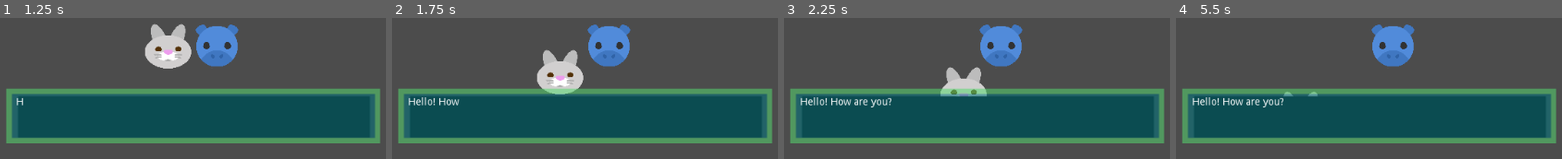
Above: before the commit, frames 1-4 (left to right).
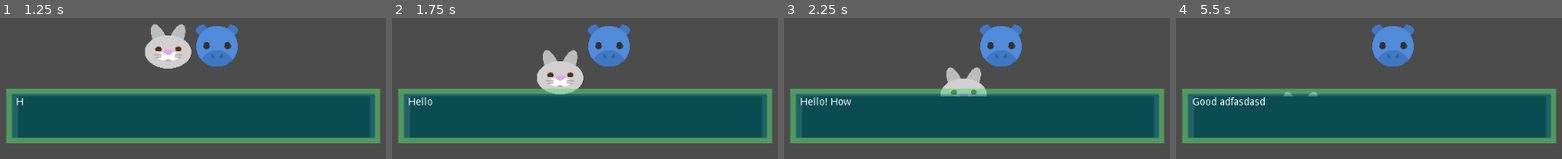
Above: after the commit, the same moments.

Repository: ryugold777/Godot_Interaction_With_Demo
Game: Godot game, scene res://Interacao.tscn
The game is run twice, just before and just after one commit, with the same random seed, the same clock (stepped at 60 frames per second) and the same inputs.
Inputs:
- Up to frame 1 (1.25 s): tap Enter (ui_accept) at 0.5, 0.6, 0.77, 1.07 s; hold Right (ui_right) from 0.53 s (still down)
- Up to frame 2 (1.75 s): release Right (ui_right) at 1.28 s; hold Down (ui_down) from 1.28 s (still down); tap Enter (ui_accept) at 1.35, 1.52 s
- Up to frame 3 (2.25 s): tap Enter (ui_accept) at 1.82, 2.1 s; release Down (ui_down) at 2.03 s; hold Right (ui_right) from 2.03 s (still down)
- Up to frame 4 (5.5 s): release Right (ui_right) at 2.78 s; hold Up (ui_up) 2.78-3.53 s; tap Enter (ui_accept) at 2.85, 3.02, 3.32, 3.5, 3.6, 3.77, 4.07, 4.35, 4.52, 4.82, 5.1 s; hold Left (ui_left) 3.53-5.03 s; hold Down (ui_down) from 5.03 s (still down)

Frame 1 is identical in both runs. In frame 2, 0.2% of the frame differs, in the area x 10-18%, y 56-63%; in frame 3, 0.3%; in frame 4, 0.8%, in the area x 4-28%, y 56-64%.

Commit message:
Update area_char_2.gd

Diff:
--- a/area_char_2.gd
+++ b/area_char_2.gd
@@ -16,8 +16,9 @@
 var colisao_player = false
 var primeira_pagina = true
 var finalizar_texto
+var nao_exibir_texto = true
 				 #page 0              #page 1
-var mensagem = ["Hello! How are you?", "Good"]
+var mensagem = ["Hello! How are you?", "Good adfasdasdasdas"]
 onready var texto_mensagem = get_parent().get_node("area_char_2/message_box/message")
 onready var exibir_caixa_mensagem = get_parent().get_node("area_char_2/message_box")
 onready var rabbit = get_parent().get_node("rabbit/char_rabbit")
@@ -35,28 +36,29 @@
 func hide_message():
 	exibir_caixa_mensagem.visible = false
 	texto_mensagem.hide()
-	texto_mensagem.visible_characters = 0
+	texto_mensagem.visible_characters = -1
 
 # Função interagir com objetos e NPC's
 func interacao():
-	if Input.is_action_just_pressed("ui_accept") && (primeira_pagina == true) && interaction_name_kinematicbody2D.is_colliding() && (rabbit.animation == "padrao"):
-			rabbit_stop.parar_rabbit = true
+	if Input.is_action_just_pressed("ui_accept") && (primeira_pagina == true) && interaction_name_kinematicbody2D.is_colliding() && (rabbit.animation == "padrao") && (nao_exibir_texto == true):
 			exibir_caixa_mensagem.visible = true
 			pagina = 0
 			$sound.stream_paused = false
-			while (texto_mensagem.visible_characters) <= (texto_mensagem.text.length()):
-				texto_mensagem.visible_characters += 1
-				$sound.play()
-				yield(get_tree().create_timer(0.1), "timeout")
-				show_message()
-			yield(get_tree().create_timer(0.2), "timeout")
+			nao_exibir_texto = false
+			if nao_exibir_texto == false && Input.is_action_just_pressed("ui_accept"):
+				while (texto_mensagem.visible_characters) <= (texto_mensagem.text.length()):
+					texto_mensagem.visible_characters += 1
+					$sound.play()
+					yield(get_tree().create_timer(0.1), "timeout")
+					show_message()
+				yield(get_tree().create_timer(0.2), "timeout")
 
-			proxima_pagina = true
-			primeira_pagina = false
+				proxima_pagina = true
+				primeira_pagina = false
 
 # Próxima página. Para mais páginas acrescentar no topo do script
 	if Input.is_action_just_released("ui_accept") && proxima_pagina == true:
-		if (pagina < total_paginas) && (texto_mensagem.visible_characters) >= (texto_mensagem.text.length()) && interaction_name_kinematicbody2D.is_colliding() && (rabbit.animation == "padrao"):
+		if (pagina < total_paginas) && (texto_mensagem.visible_characters) >= (texto_mensagem.text.length()):
 			texto_mensagem.visible_characters = -1
 			pagina = pagina + 1
 			$sound.stream_paused = false
@@ -69,20 +71,18 @@
 				show_message()
 		if (pagina > 1):
 			show_message()
-		if (pagina >= total_paginas) && (texto_mensagem.visible_characters) >= (texto_mensagem.text.length())  && interaction_name_kinematicbody2D.is_colliding():
+		if (pagina >= total_paginas) && (texto_mensagem.visible_characters) >= (texto_mensagem.text.length()):
 			finalizar_texto = true
 
 #Fim da mensagem
-	if (Input.is_action_just_released("ui_accept")) && (finalizar_texto == true) && (rabbit.animation == "padrao"):
-		rabbit_stop.parar_rabbit = false
+	if (Input.is_action_just_released("ui_accept")) && (finalizar_texto == true):
 		$sound.stream_paused = true
 		hide_message()
 		$sound.stop()
-		proxima_pagina = false
-		texto_mensagem.visible_characters =  0
 		yield(get_tree().create_timer(0.2), "timeout")
+		primeira_pagina = true
+		nao_exibir_texto = true
 		finalizar_texto = false
-		primeira_pagina = true
 
 func _physics_process(_delta):
 	interacao()
